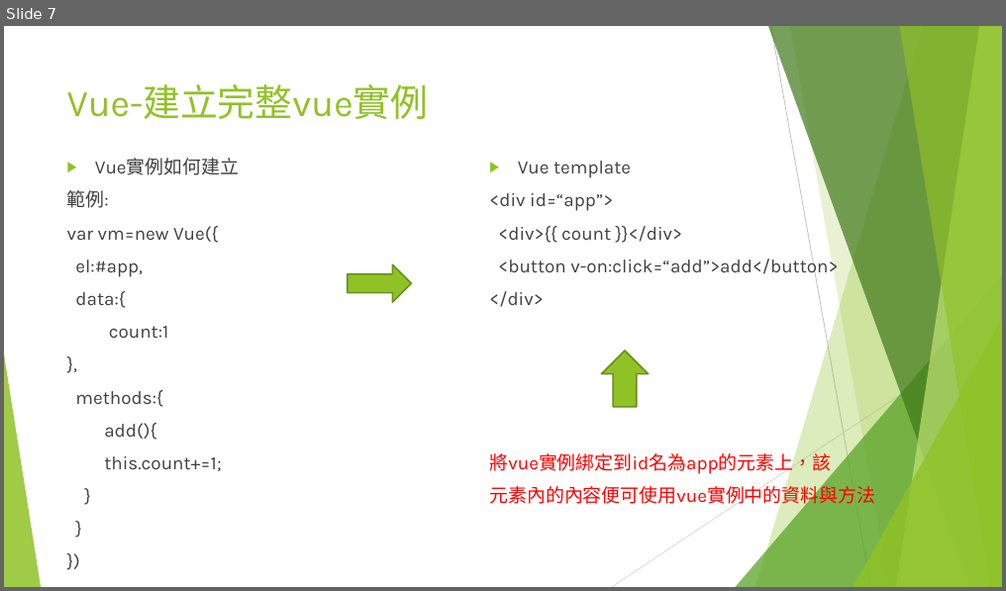
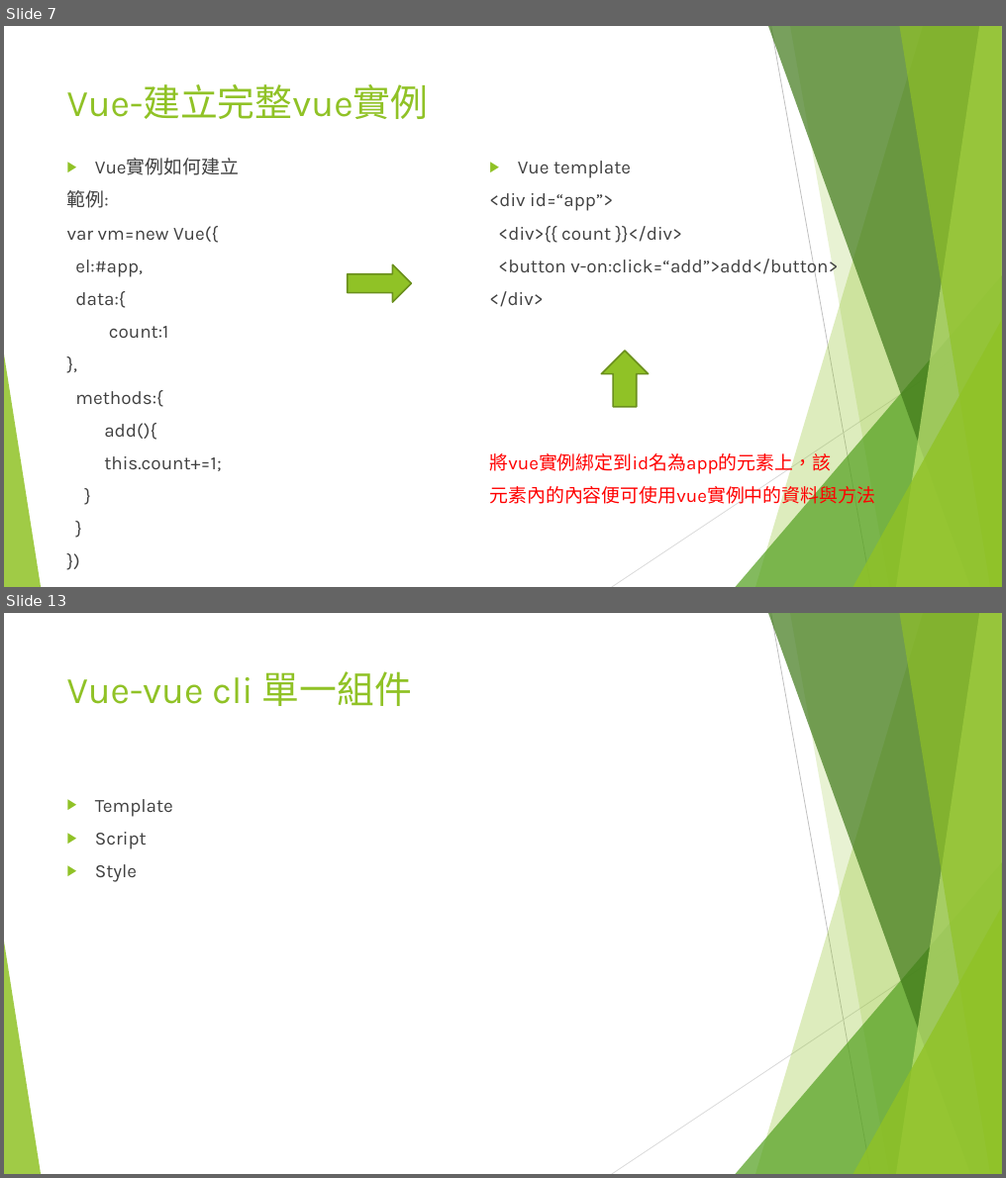
Before and after one commit to JSENESoftware/Education, a slide deck: Vue教育訓練.pptx. Shown one above the other, each under a label of ours: slide 7 before the commit, slides 7 and 13 after it; the slides between them are not shown. The pictures are 1006x591 and 1006x1178 pixels, drawn with LibreOffice and Linux fonts; fonts in the diff are those of the drawing. Boxes give left, top, right and bottom in pixels: in the first picture for what was removed or moved away, otherwise in the second. Text is boxed around its words. In the diff, an @@ line names an element or a change of style, - is before the commit and + after.

```diff
--- a/Vue教育訓練.pptx
+++ b/Vue教育訓練.pptx
@@ slide 13 added at bbox=[4, 613, 1002, 1174], background #FFFFFF; not listed: 10 template elements that a slide beside it also shows @@
@@ title added at bbox=[67, 671, 412, 706], 36 pt, text #90C226 @@
+Vue-vue cli 單一組件
@@ text added at bbox=[95, 799, 173, 882], 18 pt, text #404040 @@
+▶ Template
+▶ Script
+▶ Style
```
Also in this commit, not shown: 8 other slides added.
